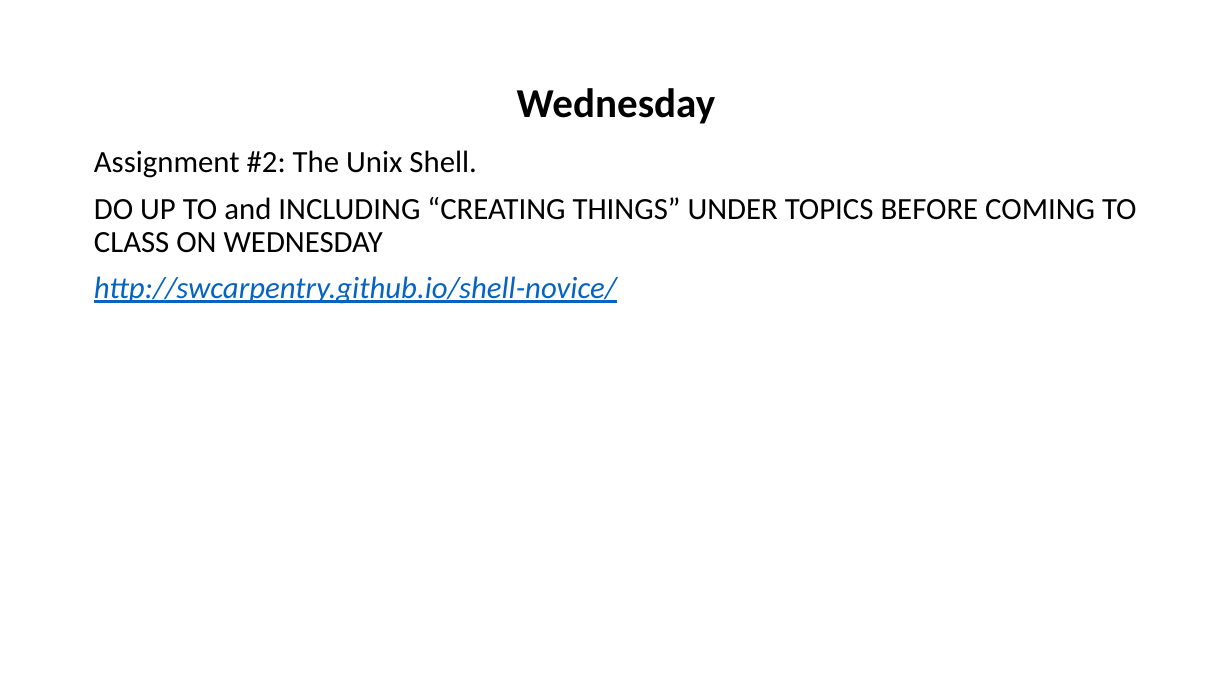
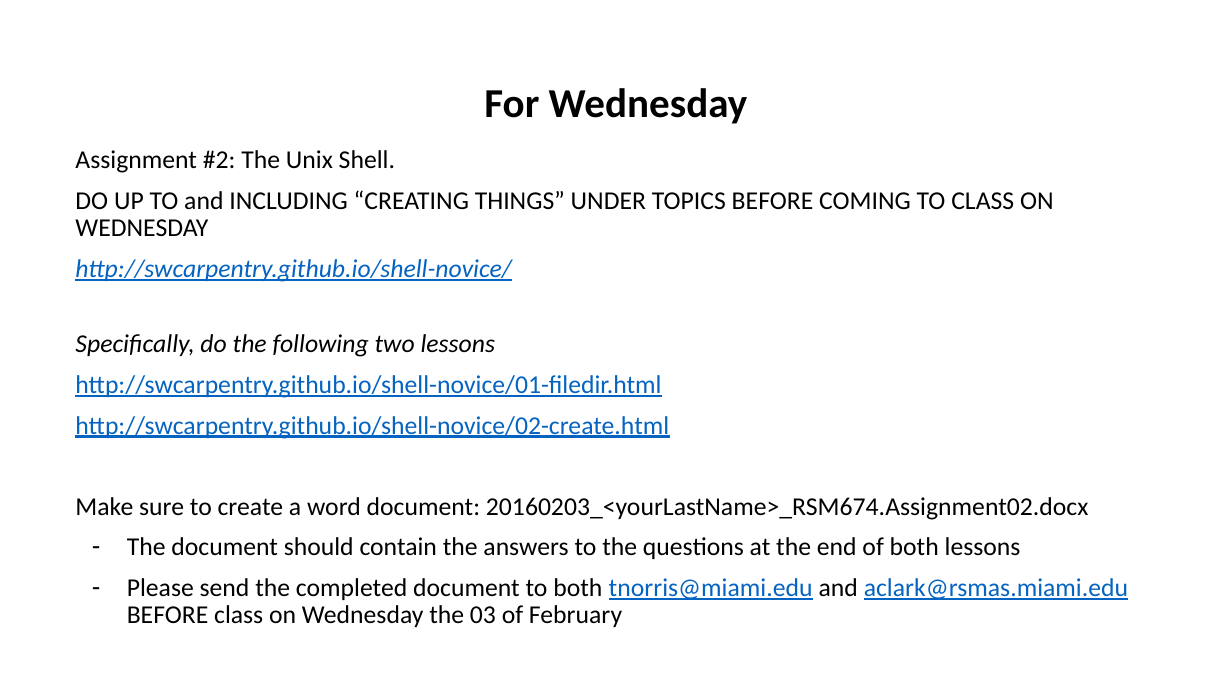
Before and after one commit to tibbben/teaching.data.literacy, a slide deck: slide 35 of UM_DataManagementClass/Lessons/04/04_FirstMeeting.pptx. Drawn at 1232x693 pixels with LibreOffice and Linux fonts; fonts in the diff are those of the drawing. Boxes give left, top, right and bottom in pixels: in the first picture for what was removed or moved away, otherwise in the second. Text is boxed around its words. In the diff, an @@ line names an element or a change of style, - is before the commit and + after.

Commit message:
Lesson 5 refine

```diff
--- a/UM_DataManagementClass/Lessons/04/04_FirstMeeting.pptx
+++ b/UM_DataManagementClass/Lessons/04/04_FirstMeeting.pptx
@@ title at bbox=[484, 88, 748, 124]: text changed @@
-Wednesday
+For Wednesday
@@ text "Assignment #2: The Unix Shell.": place and size @@
-text "Assignment #2: The Unix Shell." at bbox=[94, 150, 1137, 304]
+text "Assignment #2: The Unix Shell." at bbox=[75, 150, 1128, 627]
@@ text at bbox=[75, 150, 1054, 282]: size 24 to 20 pt in "Assignment #2: The Unix Shell.", "DO UP TO and INCLUDING “CREATING THINGS” ...", "http://swcarpentry.github.io/shell-novice/" @@
@@ text at bbox=[75, 334, 1128, 627]: paragraphs added @@
+Specifically, do the following two lessons
+http://swcarpentry.github.io/shell-novice/01-filedir.html
+http://swcarpentry.github.io/shell-novice/02-create.html
+Make sure to create a word document: 20160203_<yourLastName>_RSM674.Assignment02.docx
+– The document should contain the answers to the questions at the end of both lessons
+– Please send the completed document to both tnorris@miami.edu and aclark@rsmas.miami.edu BEFORE class on Wednesday the 03 of February
```
Also in this commit, not shown: 1 other slide changed, 2 other files.
